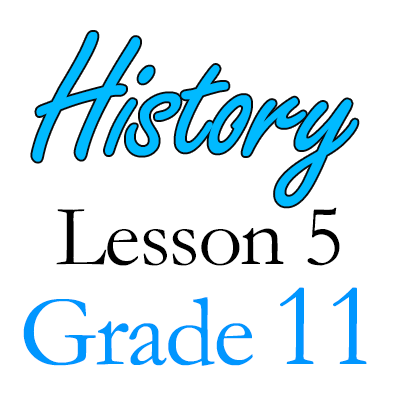
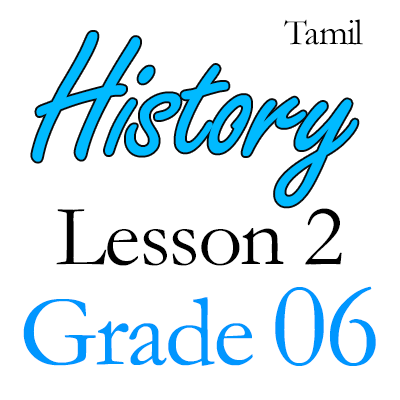
Comparing the layer stacks of the two 400x400 images. Changes:
added layer "Tamil" above "Lesson 2 Grade 06" over [284, 19, 363, 45]
renamed "Lesson 5 Grade 11" to "Lesson 2 Grade 06", painted on it over [275, 207, 376, 366]
